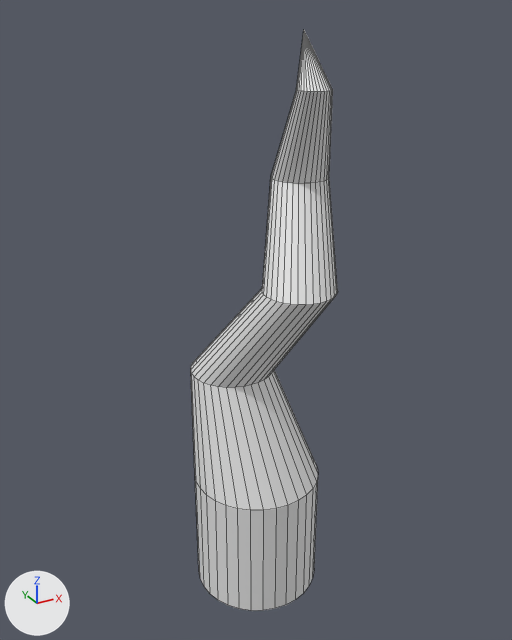
An edit to the Blender file env_tree_rileySteptoe_v01.blend, drawn before and after from the same camera.
Rendered twice from a 50 mm camera at (-4.64, -8.42, 7.89) aimed at (-0.18, -0.31, 3.83). The axes (+X, +Y, +Z) are drawn at lower left. The lights are the same throughout. The older version comes first. Mesh edges are drawn as thin lines.

Objects in the first picture: 'Trunk'.
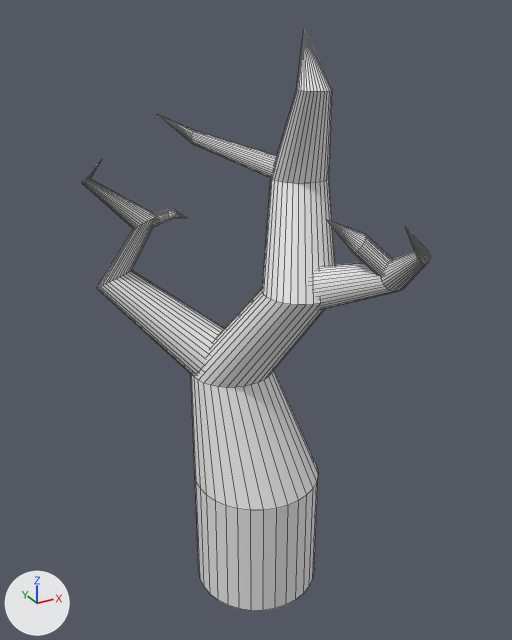
Commit message: Added Trunks

Where the change shows, as pixel boxes [x1, y1, x2, y2] in the pictures (512 x 640 px):
'Trunk', reshaped (136% wider): before [191, 30, 338, 611]; after [82, 30, 430, 611]
part 1 of me_cylinder_001, added: after [82, 159, 225, 375]
part 2 of me_cylinder_001, added: after [312, 228, 430, 310]
part 3 of me_cylinder_001, added: after [158, 115, 277, 179]
part 4 of me_cylinder_001, added: after [327, 220, 393, 276]
part 5 of me_cylinder_001, added: after [151, 209, 187, 228]

The change, as a diff of the scene's bpy script:
```diff
--- a/env_tree_rileySteptoe_v01.blend.py
+++ b/env_tree_rileySteptoe_v01.blend.py
@@ me_cylinder_001 @@
 # used by ob_trunk; location = (0.0, 0.0, 0.0)
-me_cylinder_001.from_pydata(...)  # 193 vertices, 193 faces; spans x -1.0..1.09, y -1.29..1.09, z -1.0..7.65
+me_cylinder_001.from_pydata(...)  # 614 vertices, 609 faces; spans x -2.0..1.09, y -2.78..1.95, z -1.0..7.65
+# me_cylinder_001 part 1: a new loose piece of 129 vertices spanning x -2.0..0.32, y -0.05..1.95, z 2.47..5.99
+# me_cylinder_001 part 2: a new loose piece of 97 vertices spanning x -0.08..1.07, y -2.78..-0.61, z 4.08..5.75
+# me_cylinder_001 part 3: a new loose piece of 65 vertices spanning x -0.99..0.83, y -0.15..1.04, z 5.53..6.56
+# me_cylinder_001 part 4: a new loose piece of 65 vertices spanning x 0.22..0.97, y -2.1..-1.38, z 4.73..5.51
+# me_cylinder_001 part 5: a new loose piece of 65 vertices spanning x -1.24..-0.58, y 1.01..1.37, z 4.9..5.2
```
